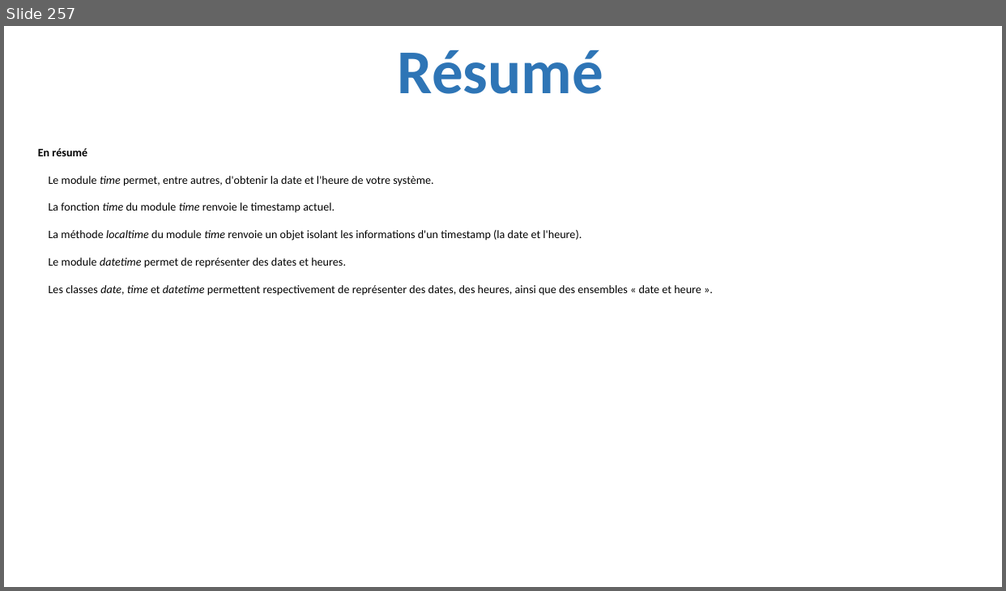
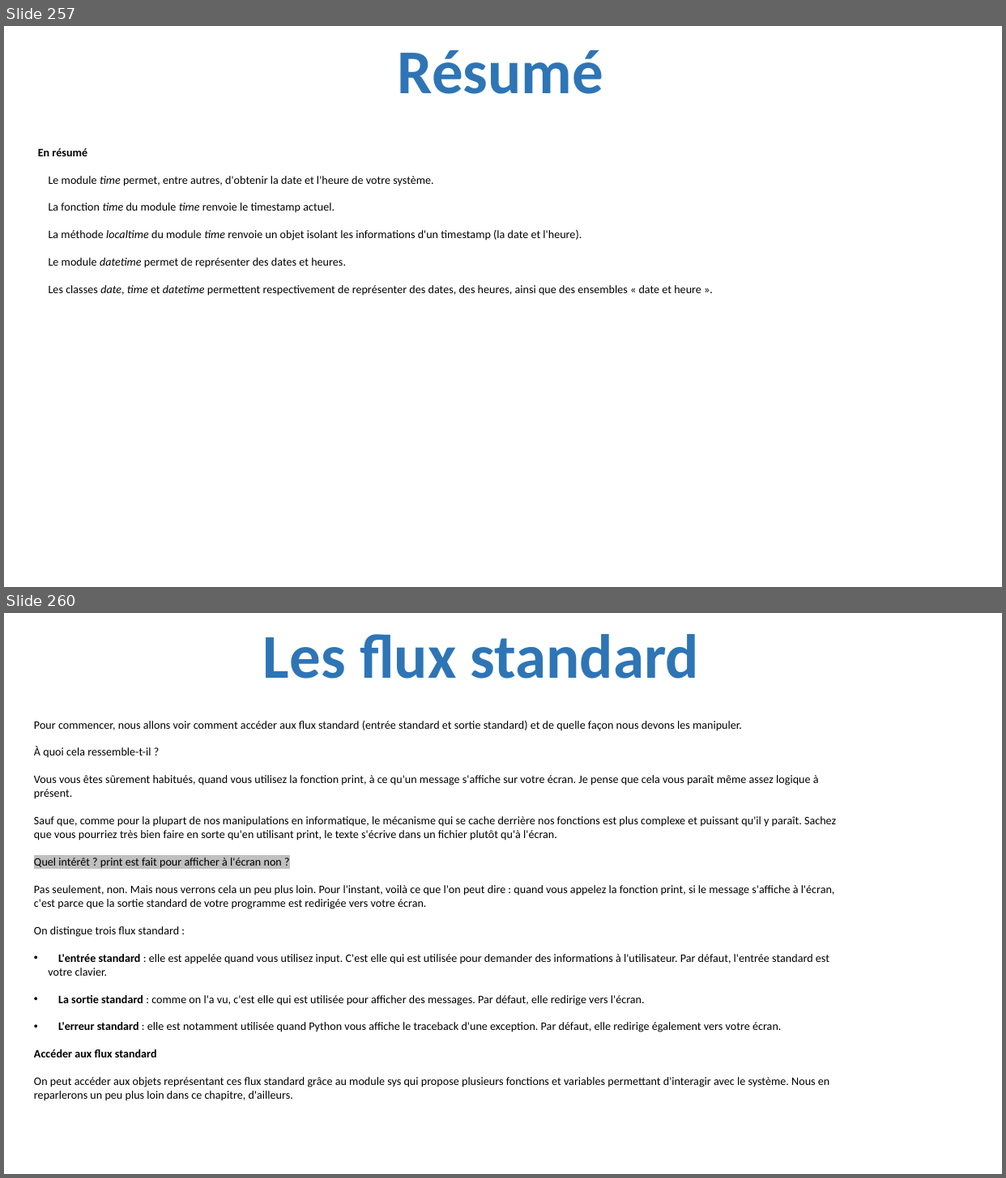
Before and after one commit to julienPalleau/PythonDoc, a slide deck: Python-resume.pptx. Shown one above the other, each under a label of ours: slide 257 before the commit, slides 257 and 260 after it; the slides between them are not shown. The pictures are 1006x591 and 1006x1178 pixels, drawn with LibreOffice and Linux fonts; fonts in the diff are those of the drawing. Boxes give left, top, right and bottom in pixels: in the first picture for what was removed or moved away, otherwise in the second. Text is boxed around its words. In the diff, an @@ line names an element or a change of style, - is before the commit and + after.

```diff
--- a/Python-resume.pptx
+++ b/Python-resume.pptx
@@ slide 260 added at bbox=[4, 613, 1002, 1174], background #FFFFFF @@
@@ title added at bbox=[263, 634, 699, 679], 60 pt, text #2E75B6, bold @@
+Les flux standard
@@ text added at bbox=[34, 721, 836, 1101], 11 pt, text #000000 @@
+Pour commencer, nous allons voir comment accéder aux flux standard (entrée standard et sortie standard) et de quelle façon nous devons les manipuler.
+À quoi cela ressemble-t-il ?
+Vous vous êtes sûrement habitués, quand vous utilisez la fonction print, à ce qu'un message s'affiche sur votre écran. Je pense que cela vous paraît même assez logique à présent.
+Sauf que, comme pour la plupart de nos manipulations en informatique, le mécanisme qui se cache derrière nos fonctions est plus complexe et puissant qu'il y paraît. Sachez que vous pourriez très bien faire en sorte qu'en utilisant print, le texte s'écrive dans un fichier plutôt qu'à l'écran.
+Quel intérêt ? print est fait pour afficher à l'écran non ?
+Pas seulement, non. Mais nous verrons cela un peu plus loin. Pour l'instant, voilà ce que l'on peut dire : quand vous appelez la fonction print, si le message s'affiche à l'écran, c'est parce que la sortie standard de votre programme est redirigée vers votre écran.
+On distingue trois flux standard :
+• L'entrée standard : elle est appelée quand vous utilisez input. C'est elle qui est utilisée pour demander des informations à l'utilisateur. Par défaut, l'entrée standard est votre clavier.
+• La sortie standard : comme on l'a vu, c'est elle qui est utilisée pour afficher des messages. Par défaut, elle redirige vers l'écran.
+• L'erreur standard : elle est notamment utilisée quand Python vous affiche le traceback d'une exception. Par défaut, elle redirige également vers votre écran.
+Accéder aux flux standard
+On peut accéder aux objets représentant ces flux standard grâce au module sys qui propose plusieurs fonctions et variables permettant d'interagir avec le système. Nous en reparlerons un peu plus loin dans ce chapitre, d'ailleurs.
```
Also in this commit, not shown: 20 other slides added.
